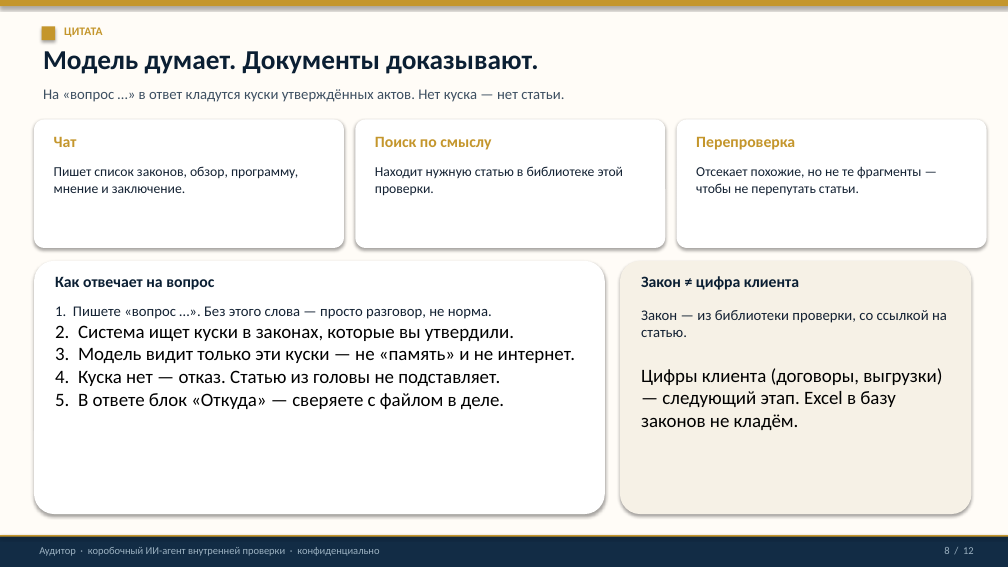
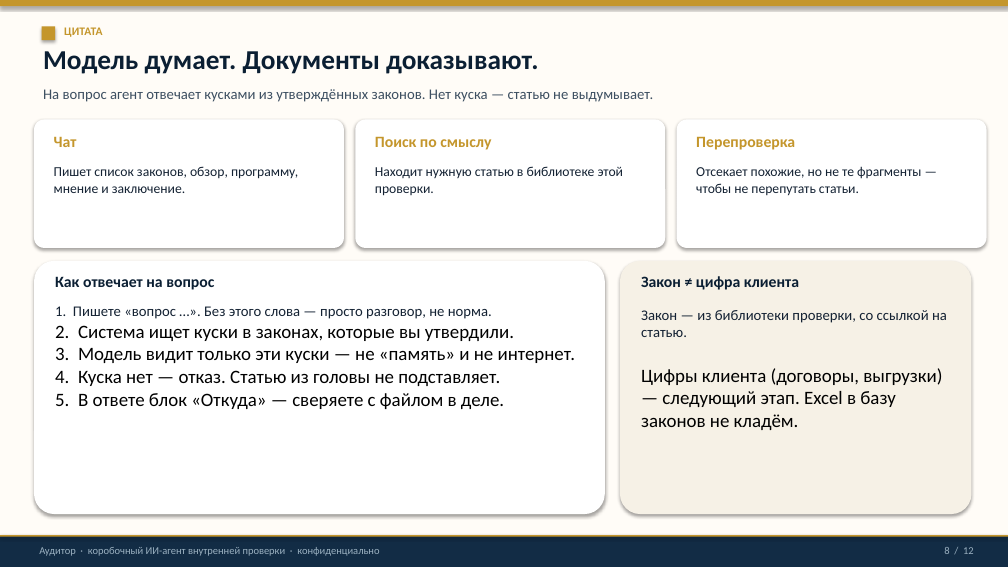
Before and after one commit to sweetd0vee/audit-tools, a slide deck: slide 8 of docs/Аудитор_ИИ-агент_презентация.pptx. Drawn at 1008x567 pixels with LibreOffice and Linux fonts; fonts in the diff are those of the drawing. Boxes give left, top, right and bottom in pixels: in the first picture for what was removed or moved away, otherwise in the second. Text is boxed around its words. In the diff, an @@ line names an element or a change of style, - is before the commit and + after.

```diff
--- a/docs/Аудитор_ИИ-агент_презентация.pptx
+++ b/docs/Аудитор_ИИ-агент_презентация.pptx
@@ text at <box>43,89,653,102</box>: text changed @@
-На «вопрос …» в ответ кладутся куски утверждённых актов. Нет куска — нет статьи.
+На вопрос агент отвечает кусками из утверждённых законов. Нет куска — статью не выдумывает.
```
Also in this commit, not shown: 4 other slides changed, 29 other files.
